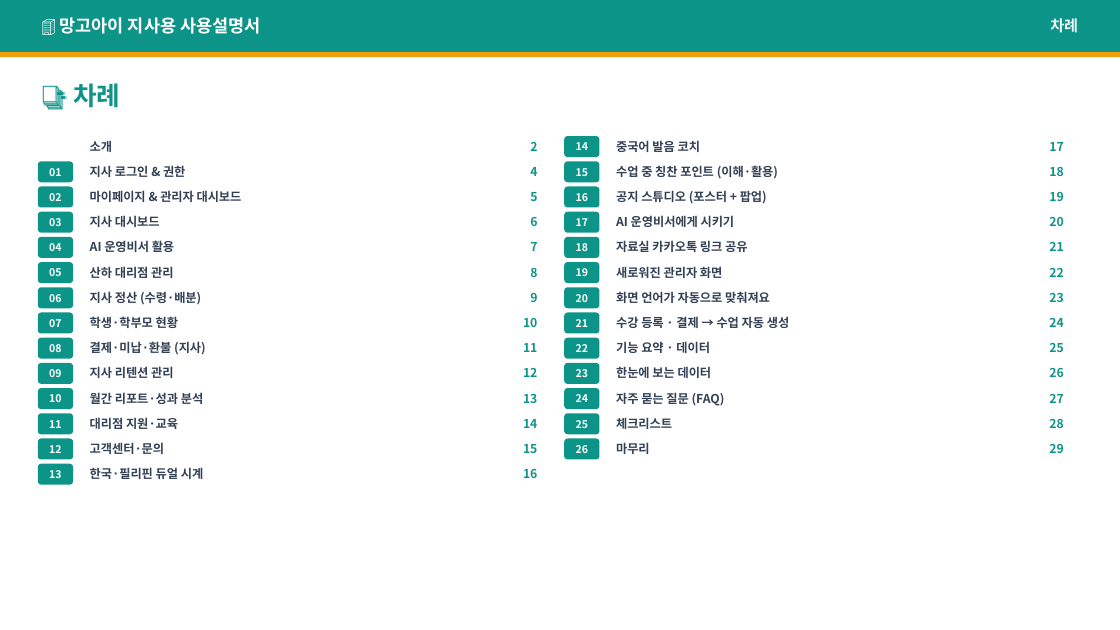
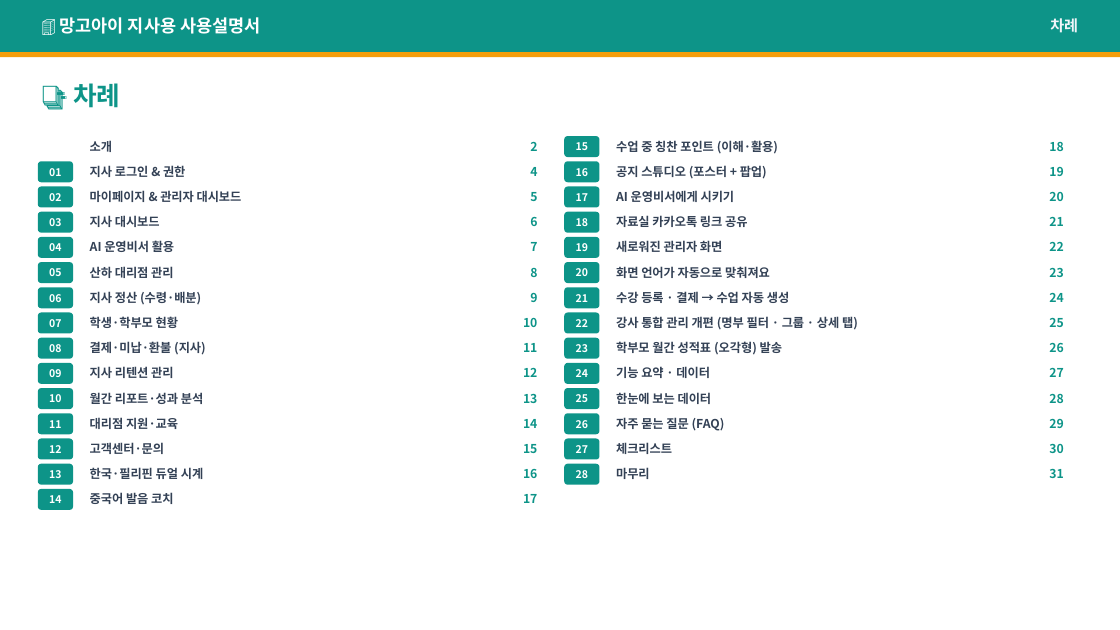
Before and after one commit to navy111p-sudo/mangoiweb, a slide deck: slide 3 of cloudflare-deploy/public/library/branch/hq-kr.pptx. Drawn at 1120x630 pixels with LibreOffice and Linux fonts; fonts in the diff are those of the drawing. Boxes give left, top, right and bottom in pixels: in the first picture for what was removed or moved away, otherwise in the second. Text is boxed around its words. In the diff, an @@ line names an element or a change of style, - is before the commit and + after.

```diff
--- a/cloudflare-deploy/public/library/branch/hq-kr.pptx
+++ b/cloudflare-deploy/public/library/branch/hq-kr.pptx
@@ text added at (x1=616, y1=316, x2=858, y2=329), 10.5 pt, text #334155, bold @@
+강사 통합 관리 개편 (명부 필터 · 그룹 · 상세 탭)
@@ 29 texts moved together from (x1=576, y1=165, x2=1063, y2=453) to (x1=576, y1=140, x2=1063, y2=428) @@
@@ text added at (x1=616, y1=341, x2=782, y2=355), 10.5 pt, text #334155, bold @@
+학부모 월간 성적표 (오각형) 발송
@@ text added at (x1=576, y1=445, x2=588, y2=453), 9 pt, text #FFFFFF, bold @@
+27
@@ 5 texts moved together from (x1=616, y1=341, x2=725, y2=454) to (x1=616, y1=366, x2=725, y2=479) @@
@@ rounded rectangle added at (x1=565, y1=464, x2=600, y2=485), fill #0D9488 @@
@@ text added at (x1=576, y1=470, x2=588, y2=478), 9 pt, text #FFFFFF, bold @@
+28
@@ text added at (x1=1049, y1=468, x2=1063, y2=478), 10.5 pt, text #0D9488, bold @@
+31
@@ text "14" moved from (x1=576, y1=142, x2=588, y2=150) to (x1=49, y1=495, x2=61, y2=503) @@
@@ rounded rectangle added at (x1=38, y1=489, x2=73, y2=510), fill #0D9488 @@
@@ text "중국어 발음 코치" moved from (x1=616, y1=140, x2=700, y2=152) to (x1=90, y1=492, x2=173, y2=504) @@
@@ text "17" moved from (x1=1049, y1=142, x2=1063, y2=151) to (x1=523, y1=494, x2=537, y2=503) @@
```
Also in this commit, not shown: 5 other slides changed, 2 slides added, 33 other files.
